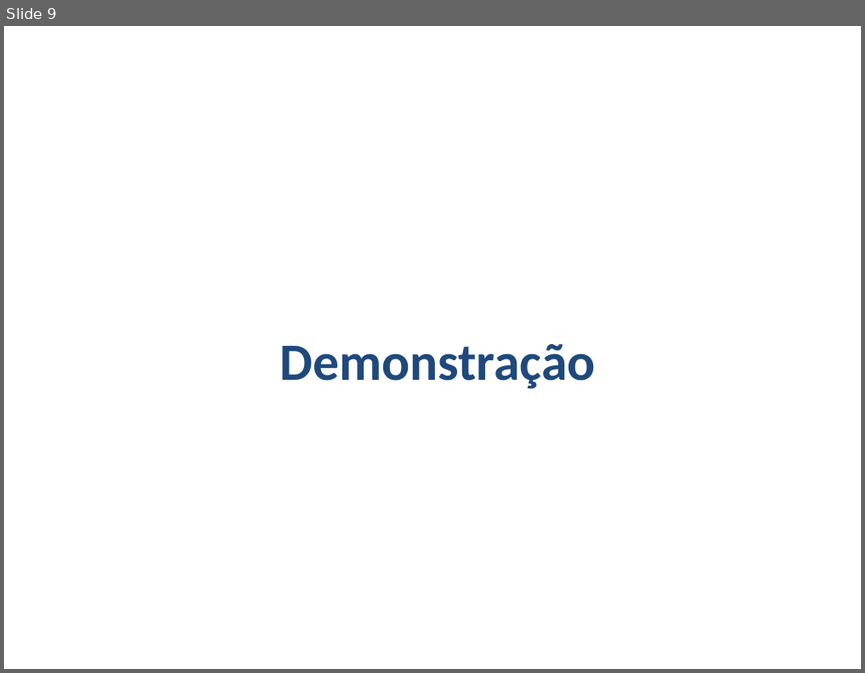
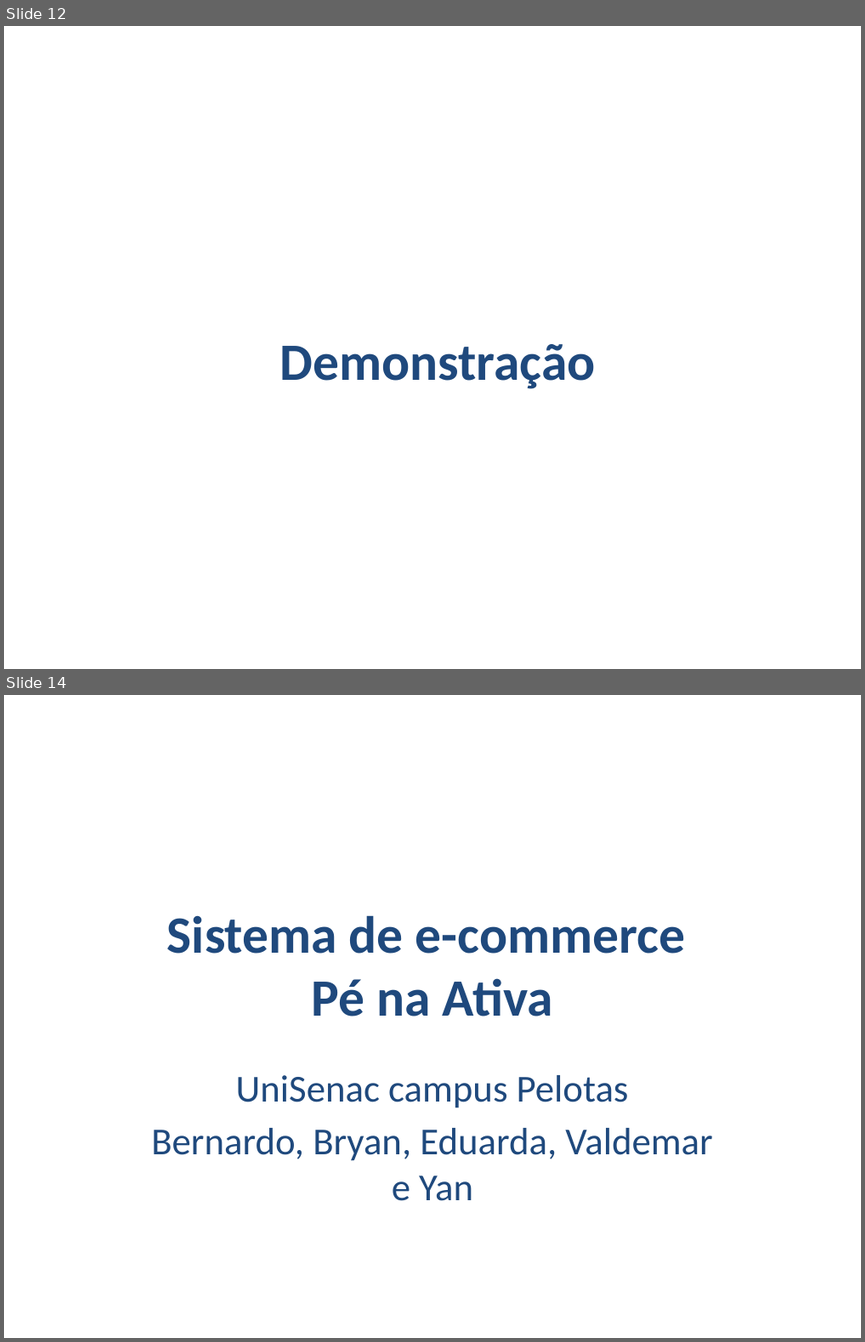
Before and after one commit to bgbaine/ads, a slide deck: esi/aula18/atividades/Modelo de apresentação(1).pptx. Shown one above the other, each under a label of ours: slide 9 before the commit, slides 12 and 14 after it; the slides between them are not shown. The pictures are 865x673 and 865x1342 pixels, drawn with LibreOffice and Linux fonts; fonts in the diff are those of the drawing; background and template pictures are left out. Boxes give left, top, right and bottom in pixels: in the first picture for what was removed or moved away, otherwise in the second. Text is boxed around its words. In the diff, an @@ line names an element or a change of style, - is before the commit and + after.

```diff
--- a/esi/aula18/atividades/Modelo de apresentação(1).pptx
+++ b/esi/aula18/atividades/Modelo de apresentação(1).pptx
@@ slide 14 added at <box>4,695,861,1338</box>, background #FFFFFF @@
@@ title added at <box>167,915,685,1016</box>, 44 pt, text #1F497D, bold @@
+Sistema de e-commerce
+Pé na Ativa
@@ subtitle added at <box>151,1075,712,1201</box>, 32 pt, text #1F497D @@
+UniSenac campus Pelotas
+Bernardo, Bryan, Eduarda, Valdemar e Yan
@@ what was slide 9 is now slide 12 @@
```
Also in this commit, not shown: 5 slides changed, 6 other slides added, 4 slides removed, 7 other files.
